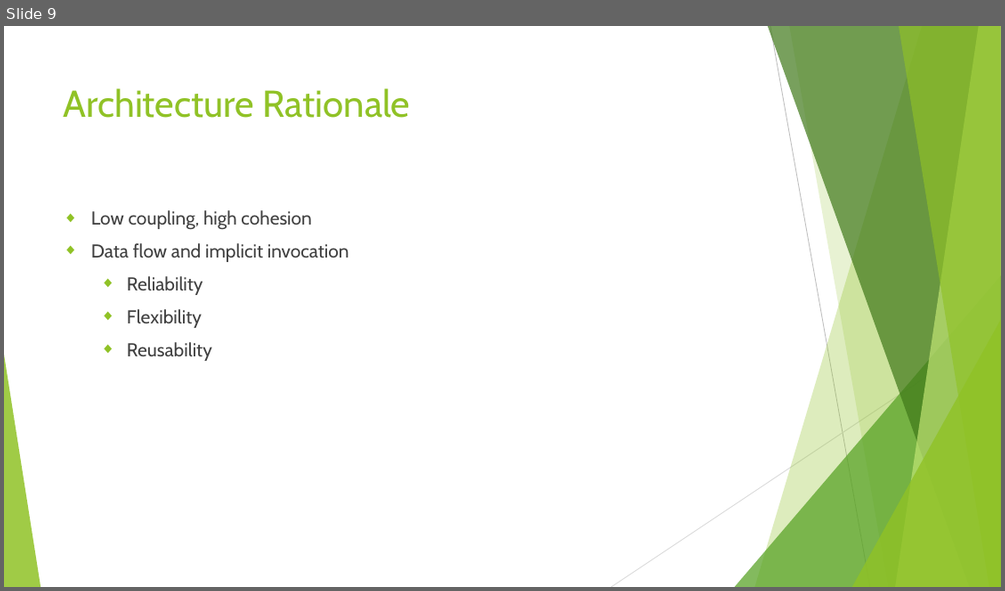
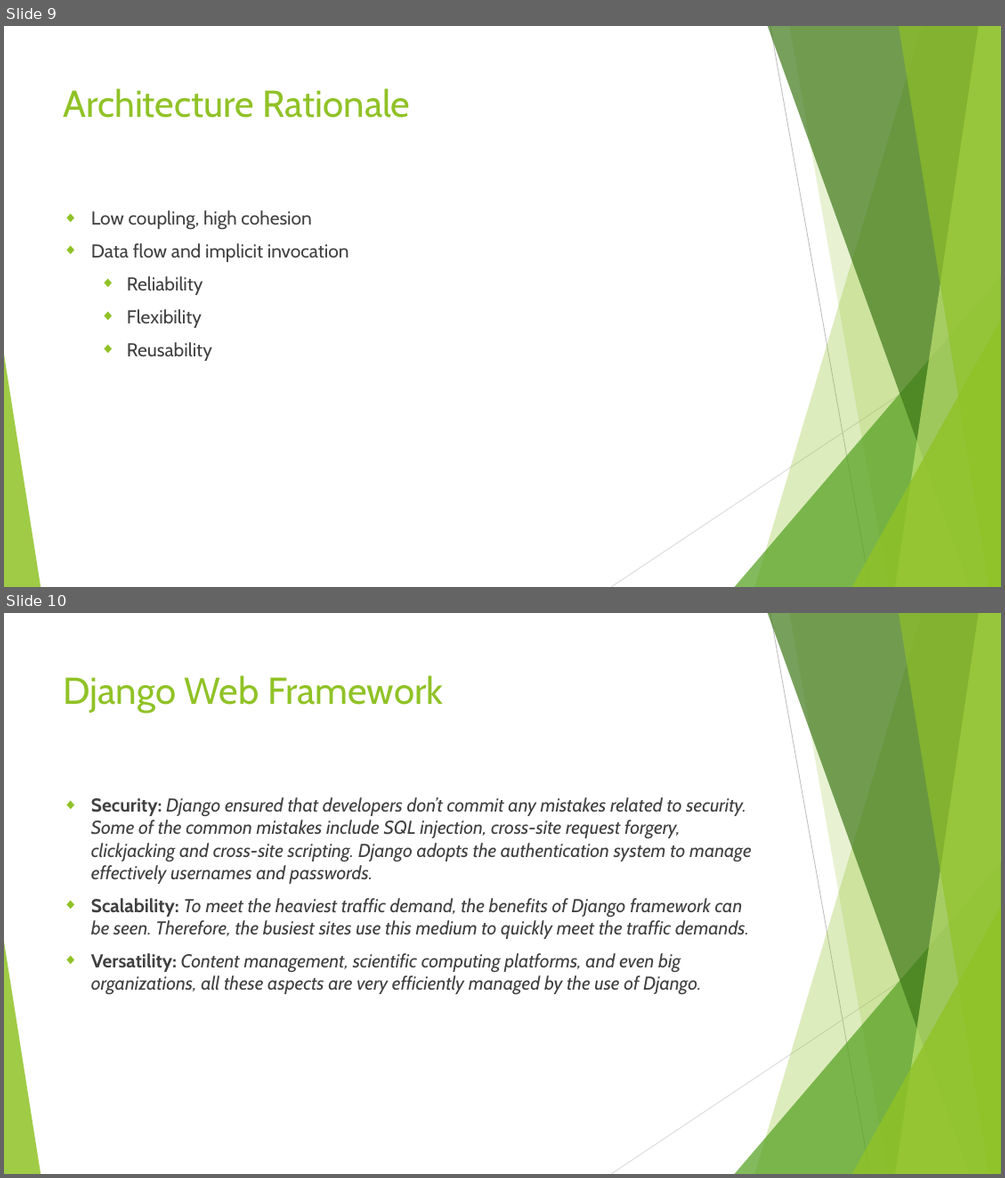
Before and after one commit to horaceyoung/Crisis-Management-System, a slide deck: Presentation Slides new.pptx. Shown one above the other, each under a label of ours: slide 9 before the commit, slides 9 and 10 after it. The pictures are 1005x591 and 1005x1178 pixels, drawn with LibreOffice and Linux fonts; fonts in the diff are those of the drawing. Boxes give left, top, right and bottom in pixels: in the first picture for what was removed or moved away, otherwise in the second. Text is boxed around its words. In the diff, an @@ line names an element or a change of style, - is before the commit and + after.

Commit message:
slides update

```diff
--- a/Presentation Slides new.pptx
+++ b/Presentation Slides new.pptx
@@ slide 10 added at [4, 613, 1001, 1174], background #FFFFFF; not listed: 10 template elements that a slide beside it also shows @@
@@ title added at [63, 675, 443, 713], 36 pt, text #90C226 @@
+Django Web Framework
@@ text added at [91, 797, 752, 995], 18 pt, text #404040, italic @@
+◆ Security: Django ensured that developers don’t commit any mistakes related to security. Some of the common mistakes include SQL injection, cross-site request forgery, clickjacking and cross-site scripting. Django adopts the authentication system to manage effectively usernames and passwords.
+◆ Scalability: To meet the heaviest traffic demand, the benefits of Django framework can be seen. Therefore, the busiest sites use this medium to quickly meet the traffic demands.
+◆ Versatility: Content management, scientific computing platforms, and even big organizations, all these aspects are very efficiently managed by the use of Django.
```
